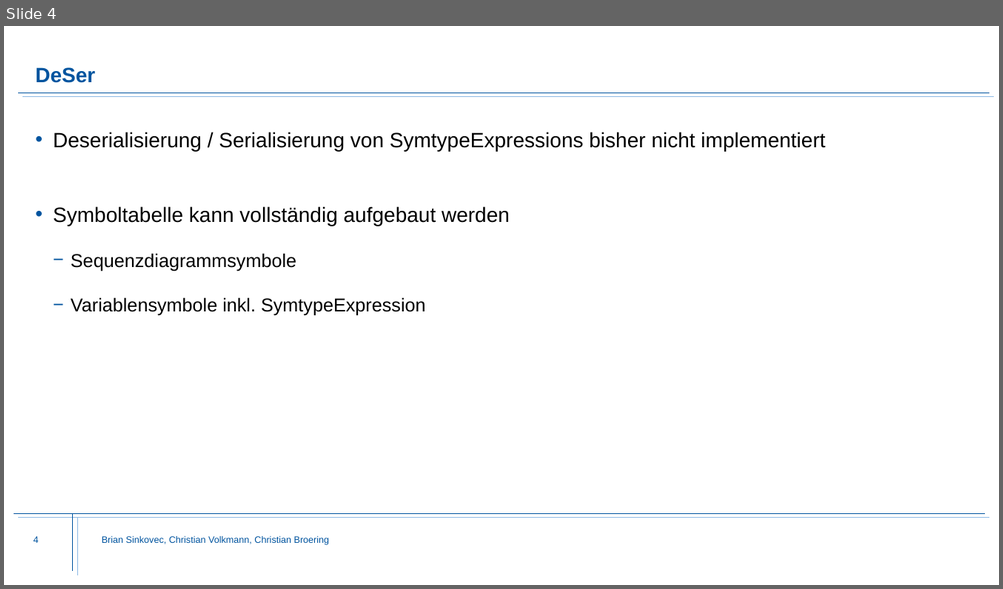
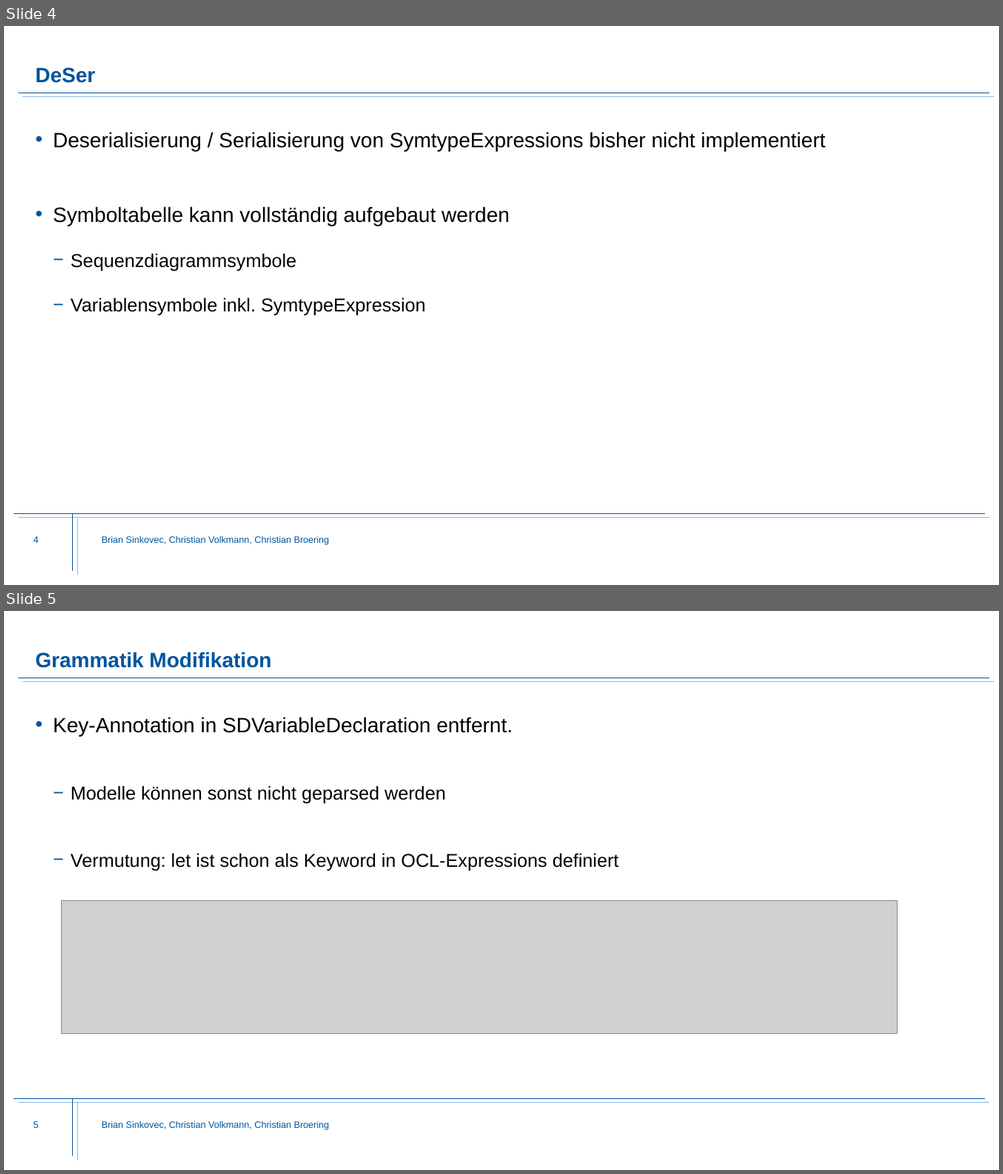
Before and after one commit to MontiCore/sequence-diagram, a slide deck: folien/symboltabelle_02_07_2020.pptx. Shown one above the other, each under a label of ours: slide 4 before the commit, slides 4 and 5 after it. The pictures are 1003x589 and 1003x1174 pixels, drawn with LibreOffice and Linux fonts; fonts in the diff are those of the drawing; grey boxes stand for pictures; background and template pictures are left out. Boxes give left, top, right and bottom in pixels: in the first picture for what was removed or moved away, otherwise in the second. Text is boxed around its words. In the diff, an @@ line names an element or a change of style, - is before the commit and + after.

Commit message:
slides adjusted

```diff
--- a/folien/symboltabelle_02_07_2020.pptx
+++ b/folien/symboltabelle_02_07_2020.pptx
@@ slide 5 added at box(4, 611, 999, 1170), background #FFFFFF; not listed: 8 template elements that a slide beside it also shows @@
@@ title added at box(35, 652, 271, 668), 20 pt, text #00549F, bold @@
+Grammatik Modifikation
@@ text added at box(53, 717, 619, 871), 18 pt, text #000000 @@
+• Key-Annotation in SDVariableDeclaration entfernt.
+  − Modelle können sonst nicht geparsed werden
+  − Vermutung: let ist schon als Keyword in OCL-Expressions definiert
@@ picture added at box(62, 901, 897, 1034) @@
```
